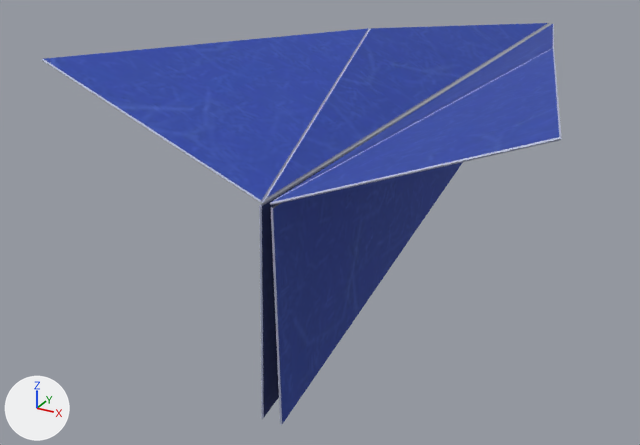
What one commit did to the glTF model assets/paper/guns/plane_flight.glb.
One viewpoint serves both versions: a 50 mm lens placed at (0.127, -0.358, 0.108), pointed at (-0.045, -0.045, -0.049). The lights are fixed; the arrows at lower left show +X, +Y and +Z. The older version comes first. Where no turn or scale is listed for an object, it has been applied to the vertices. Vertices at exactly the same position are counted once.

In view in the first picture: 'plane', 'wing_l', 'wing_r'.
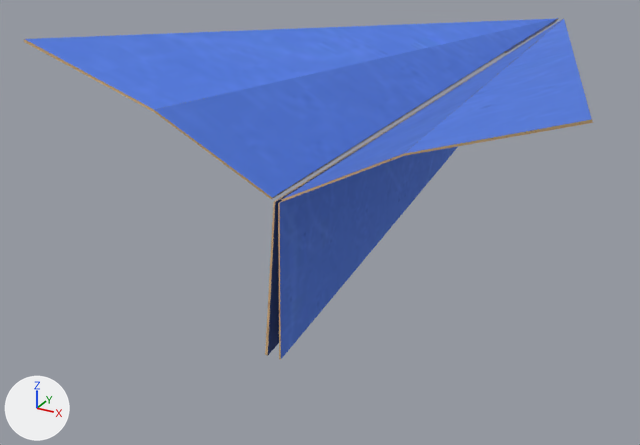
The edits, one by one:
me_plane is used by ob_plane; parent ob_vm; location (0.0, -0.03, -0.012).
me_plane had 33 vertices, 58 faces and spanned x -0.004..0.004, y -0.13..0.17, z -0.053..0.022.
me_plane now has 12 vertices, 16 faces and spans x -0.003..0.003, y -0.158..0.156, z -0.052..-0.001.
me_plane part 1: the loose piece of 17 vertices spanning x 0.002..0.004, y -0.13..0.17, z -0.053..0.022 is rebuilt with 6 vertices and now spans x 0.001..0.003, y -0.158..0.156, z -0.052..-0.001.
me_plane part 2: the loose piece of 16 vertices spanning x -0.004..-0.002, y -0.13..0.17, z -0.053..0.022 is rebuilt with 6 vertices and now spans x -0.003..-0.001, y -0.158..0.156, z -0.052..-0.001.
me_wing_l is used by ob_wing_l; location (0.0, -0.01, 0.01).
Verts and faces of me_wing_l; kept vertices keep their numbers, new ones are numbered from 36.
me_wing_l had 36 vertices, 64 faces and spanned x -0.081..-0.001, y -0.15..0.15, z 0.001..0.033.
me_wing_l now has 18 vertices, 24 faces and spans x -0.088..-0.001, y -0.16..0.16, z -0.001..0.039.
me_wing_l part 3: the loose piece of 18 vertices spanning x -0.04..-0.001, y -0.15..0.15, z 0.001..0.021 is rebuilt with 6 vertices and now spans x -0.041..-0.001, y -0.157..0.16, z 0.0..0.022.
me_wing_l part 4: the loose piece of 18 vertices spanning x -0.081..-0.001, y -0.15..0.0, z 0.001..0.033 is rebuilt with 6 vertices and now spans x -0.088..-0.001, y -0.16..0.16, z 0.0..0.039.
Part 5, on me_wing_l:
New vertex 36 is at (-0.002, 0.156, -0.001), pixel (556, 21).
New vertex 37 is at (-0.002, 0.064, -0.001), pixel (505, 53).
New vertex 38 is at (-0.027, 0.064, 0.01).
New vertices 39, 40, 41 stand at vertices 36, 37, 38, in that order, plus (0.001, 0.0, 0.001).
New faces: (36, 37, 38), (39, 41, 40), (36, 39, 37), (37, 40, 41), (36, 38, 41), (37, 39, 40).
New faces: (37, 41, 38), (36, 41, 39).
me_wing_r is used by ob_wing_r; location (0.0, -0.01, 0.01).
me_wing_r had 35 vertices, 62 faces and spanned x 0.001..0.081, y -0.15..0.15, z 0.001..0.033.
me_wing_r now has 18 vertices, 24 faces and spans x 0.001..0.088, y -0.16..0.16, z -0.001..0.039.
me_wing_r part 6: the loose piece of 18 vertices spanning x 0.001..0.04, y -0.15..0.15, z 0.001..0.021 is rebuilt with 6 vertices and now spans x 0.001..0.041, y -0.157..0.16, z 0.0..0.022.
me_wing_r part 7: the loose piece of 17 vertices spanning x 0.001..0.081, y -0.15..0.0, z 0.001..0.033 is rebuilt with 6 vertices and now spans x 0.002..0.088, y -0.16..0.16, z 0.0..0.039.
Other edits to the shape of me_wing_r do not show in these pictures.
Object 'plane' (ob_plane) moves from (0.0, -0.03, -0.012) to (0.0, 0.0, 0.01).
Object 'wing_l' (ob_wing_l) moves from (0.0, -0.01, 0.01) to (0.0, 0.0, 0.01).
Object 'wing_r' (ob_wing_r) moves from (0.0, -0.01, 0.01) to (0.0, 0.0, 0.01).

Where the change shows, as pixel boxes (x1, y1, x2, y2) in the pictures (640 x 445 px):
'wing_l', reshaped, moved
    before: (42, 23, 549, 203)
    after: (24, 18, 558, 199)
'plane', reshaped, moved
    before: (259, 77, 468, 425)
    after: (265, 36, 536, 360)
'wing_r', reshaped, moved (7% wider)
    before: (270, 24, 562, 205)
    after: (281, 19, 593, 202)
part 1 of me_plane, rebuilt (6% narrower, 19% shorter)
    before: (271, 162, 463, 425)
    after: (278, 146, 458, 360)
part 2 of me_plane, rebuilt
    before: (259, 77, 468, 419)
    after: (265, 36, 536, 356)
part 3 of me_wing_l, rebuilt (41% wider)
    before: (262, 23, 549, 203)
    after: (154, 18, 558, 199)
part 4 of me_wing_l, rebuilt (63% wider, 47% shorter)
    before: (42, 28, 369, 203)
    after: (24, 19, 558, 112)
part 5 of me_wing_l, added
    after: (505, 20, 557, 53)
part 6 of me_wing_r, rebuilt
    before: (275, 24, 554, 200)
    after: (281, 19, 563, 202)
part 7 of me_wing_r, rebuilt (35% narrower, 13% shorter)
    before: (270, 48, 562, 205)
    after: (404, 19, 593, 156)
